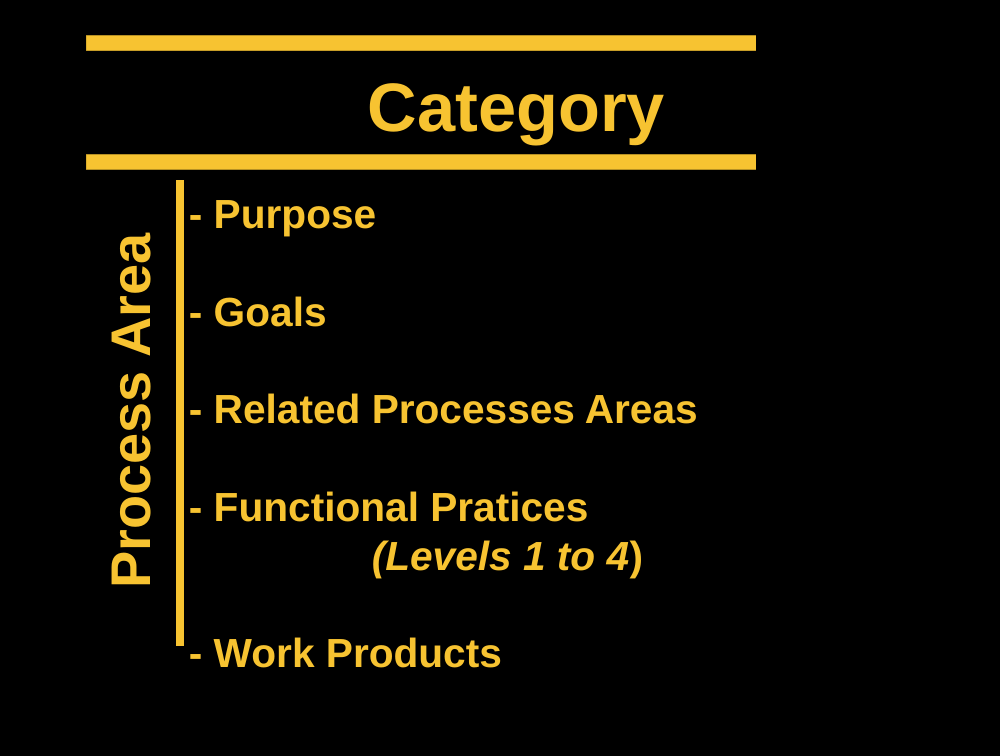
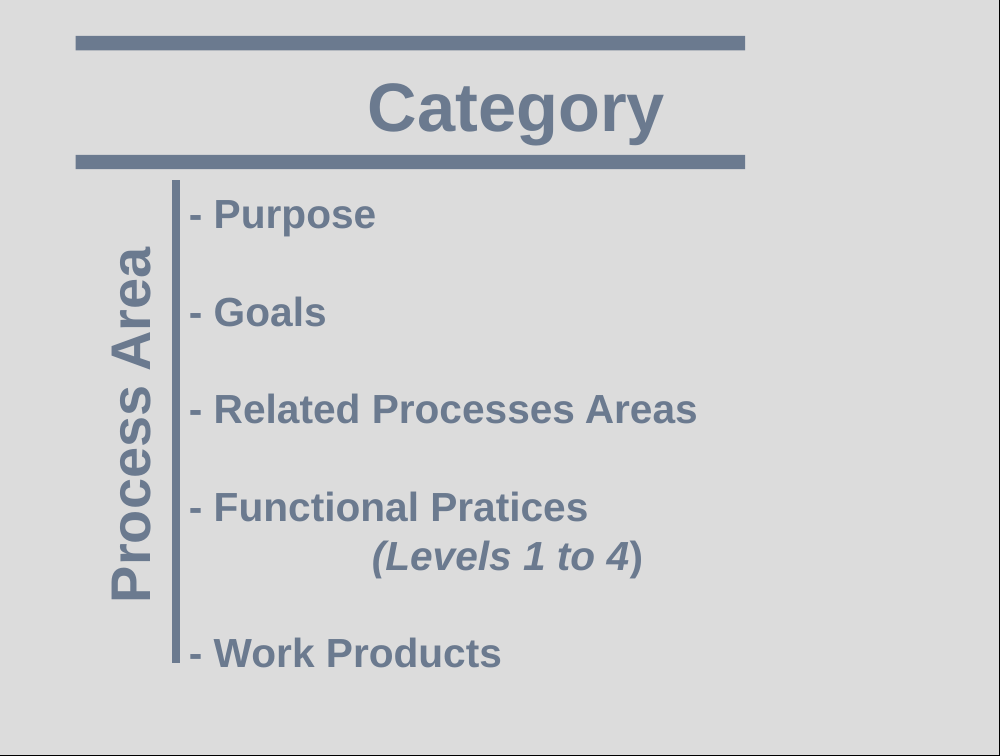
Before and after one commit to tacianoamorim/mmala, a slide deck: slide 2 of src/assets/img/mmala.odp. Drawn at 1008x756 pixels with LibreOffice and Linux fonts; fonts in the diff are those of the drawing. Boxes give left, top, right and bottom in pixels: in the first picture for what was removed or moved away, otherwise in the second. Text is boxed around its words. In the diff, an @@ line names an element or a change of style, - is before the commit and + after.

```diff
--- a/src/assets/img/mmala.odp
+++ b/src/assets/img/mmala.odp
@@ rectangle at [0,0,999,756]: fill #000000 to #DCDCDC @@
@@ rectangle: place and size @@
-rectangle at [86,36,756,50]
+rectangle at [76,36,745,50]
@@ rectangle at [76,36,745,50]: fill #F7C331 to #6B7A8F; outline #F7C331 0 pt to none @@
@@ rectangle: place and size @@
-rectangle at [86,155,756,169]
+rectangle at [76,155,745,169]
@@ rectangle at [76,155,745,169]: fill #F7C331 to #6B7A8F; outline #F7C331 0 pt to none @@
@@ text colour #F7C331 to #6B7A8F in 3 elements at [368,83,665,144], [214,200,698,668], [100,260,162,596] @@
@@ rectangle: place and size @@
-rectangle at [177,180,184,645]
+rectangle at [173,180,180,663]
@@ rectangle at [173,180,180,663]: fill #F7C331 to #6B7A8F; outline #F7C331 0 pt to #6B7A8F 0 pt @@
```
Also in this commit, not shown: 11 other files.
